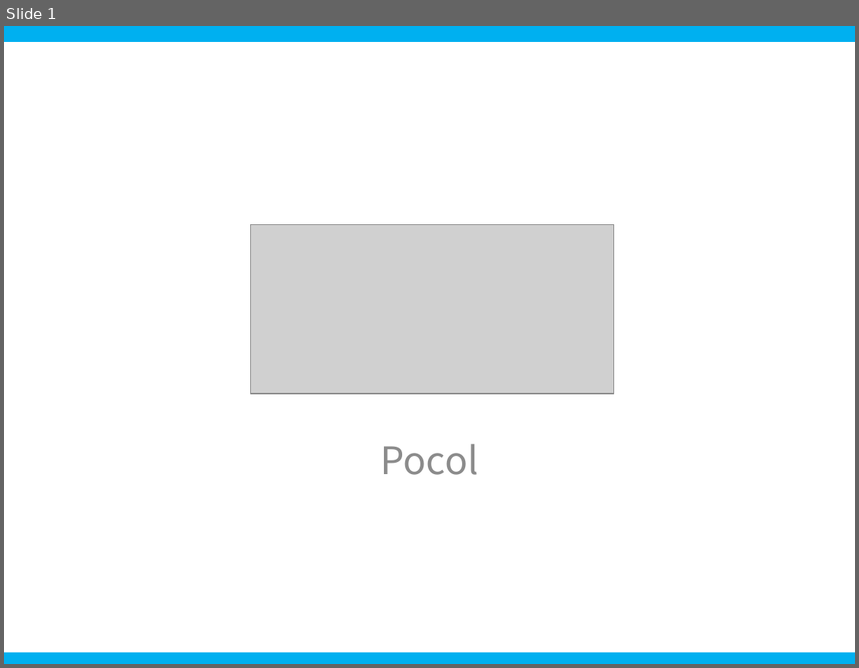
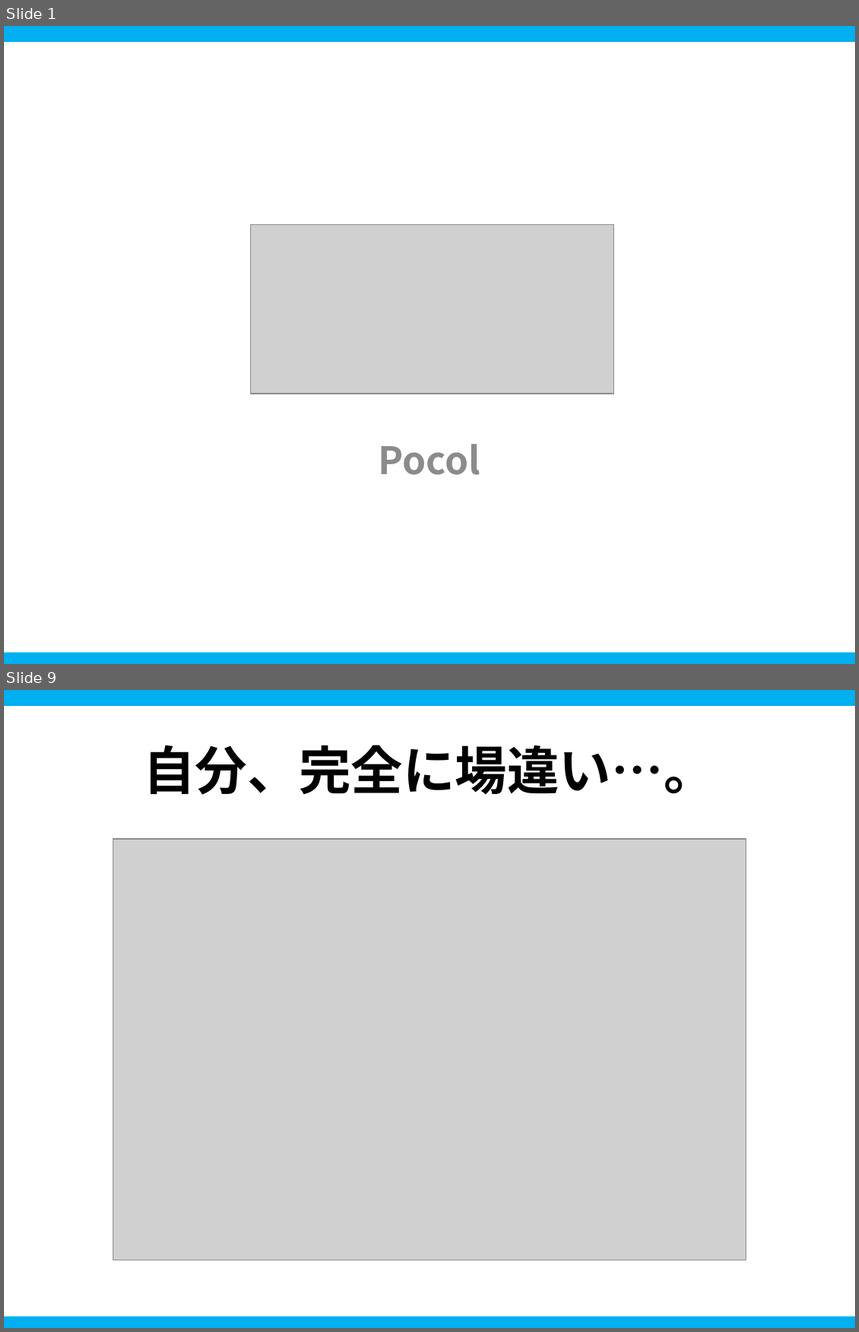
Before and after one commit to ProjectAsura/Salty, a slide deck: etc/salty.pptx. Shown one above the other, each under a label of ours: slide 1 before the commit, slides 1 and 9 after it; the slides between them are not shown. The pictures are 859x668 and 859x1332 pixels, drawn with LibreOffice and Linux fonts; fonts in the diff are those of the drawing; grey boxes stand for pictures; background and template pictures are left out. Boxes give left, top, right and bottom in pixels: in the first picture for what was removed or moved away, otherwise in the second. Text is boxed around its words. In the diff, an @@ line names an element or a change of style, - is before the commit and + after.

```diff
--- a/etc/salty.pptx
+++ b/etc/salty.pptx
@@ slide 9 added at [4, 690, 855, 1328], background #FFFFFF; not listed: 2 template elements that a slide beside it also shows @@
@@ title added at [143, 745, 715, 795], 44 pt, text #000000, bold @@
+自分、完全に場違い…。
@@ picture added at [113, 839, 747, 1260] @@
@@ slide 1 changed as well @@
@@ subtitle "Pocol" at [379, 444, 481, 475]: bold on @@
```
Also in this commit, not shown: 20 other slides added, 8 other files.
